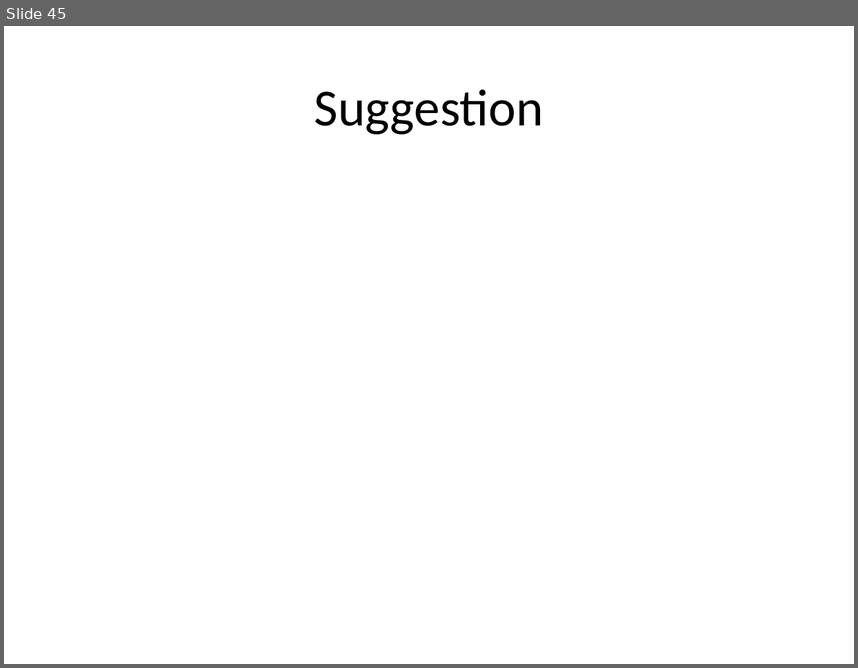
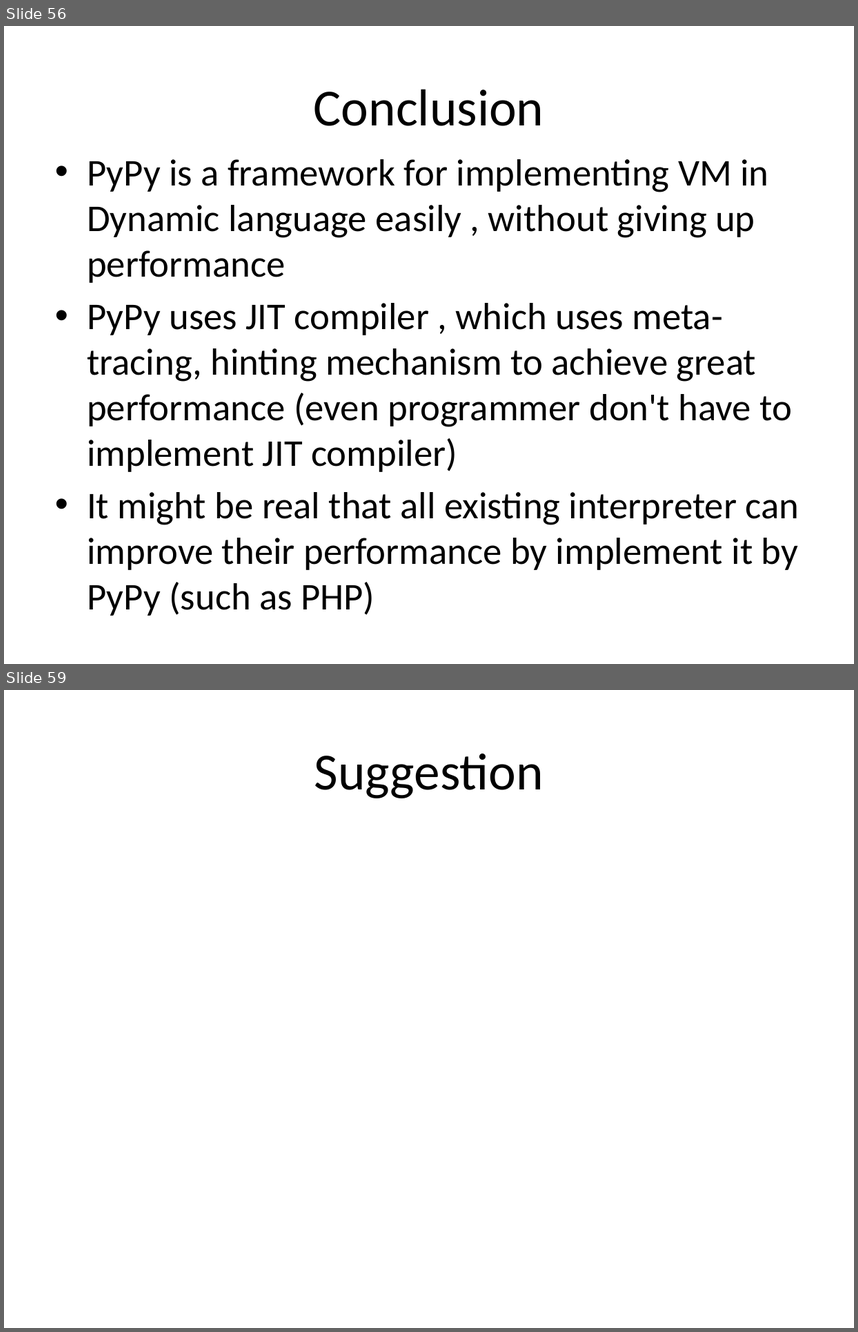
Before and after one commit to ryotaro/pyconjp2012slide, a slide deck: master/Fundamental Technologies Used in PyPy JIT Compiler.pptx. Shown one above the other, each under a label of ours: slide 45 before the commit, slides 56 and 59 after it; the slides between them are not shown. The pictures are 858x668 and 858x1332 pixels, drawn with LibreOffice and Linux fonts; fonts in the diff are those of the drawing. Boxes give left, top, right and bottom in pixels: in the first picture for what was removed or moved away, otherwise in the second. Text is boxed around its words. In the diff, an @@ line names an element or a change of style, - is before the commit and + after.

```diff
--- a/master/Fundamental Technologies Used in PyPy JIT Compiler.pptx
+++ b/master/Fundamental Technologies Used in PyPy JIT Compiler.pptx
@@ slide 56 added at <box>4,26,854,664</box>, background #FFFFFF @@
@@ title added at <box>314,89,544,126</box>, 44 pt, text #000000 @@
+Conclusion
@@ text added at <box>87,159,800,615</box>, 32 pt, text #000000 @@
+• PyPy is a framework for implementing VM in Dynamic language easily , without giving up performance
+• PyPy uses JIT compiler , which uses meta-tracing, hinting mechanism to achieve great performance (even programmer don't have to implement JIT compiler)
+• It might be real that all existing interpreter can improve their performance by implement it by PyPy (such as PHP)
@@ what was slide 45 is now slide 59 @@
```
Also in this commit, not shown: 15 other slides added, 2 slides removed.
